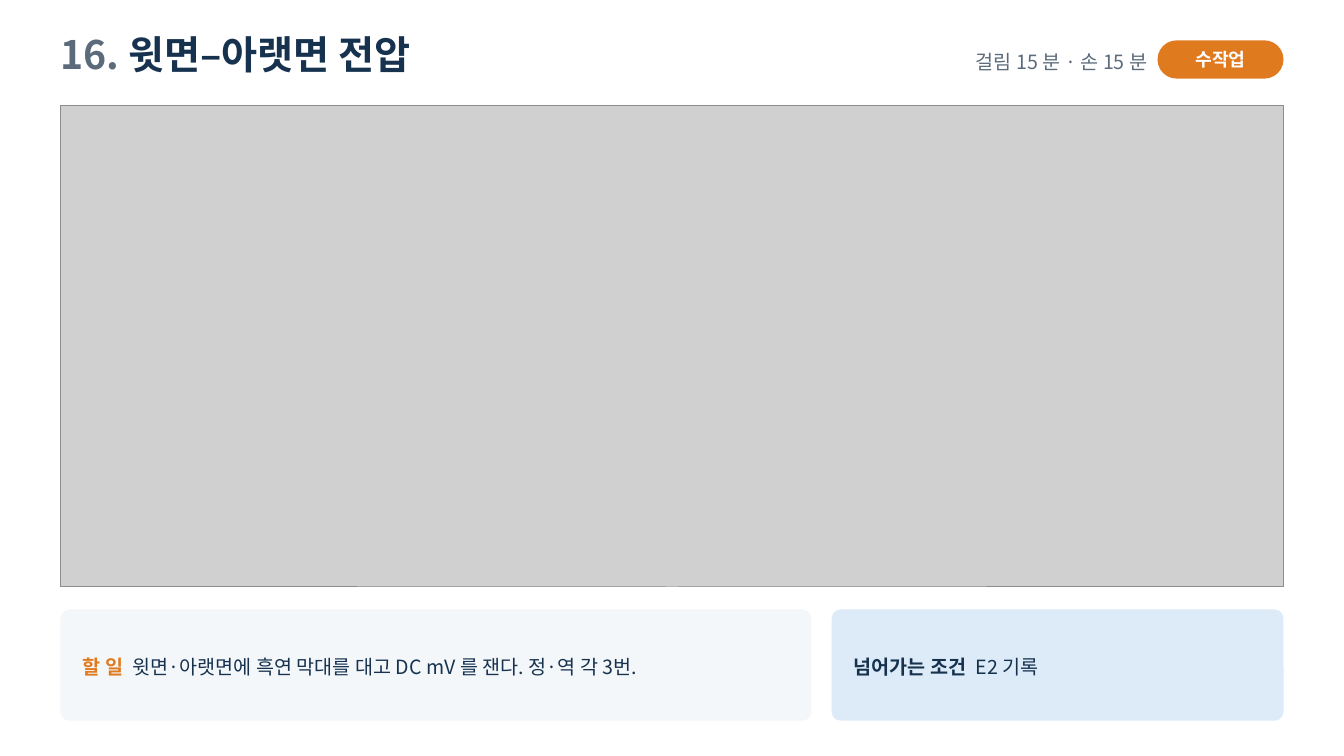
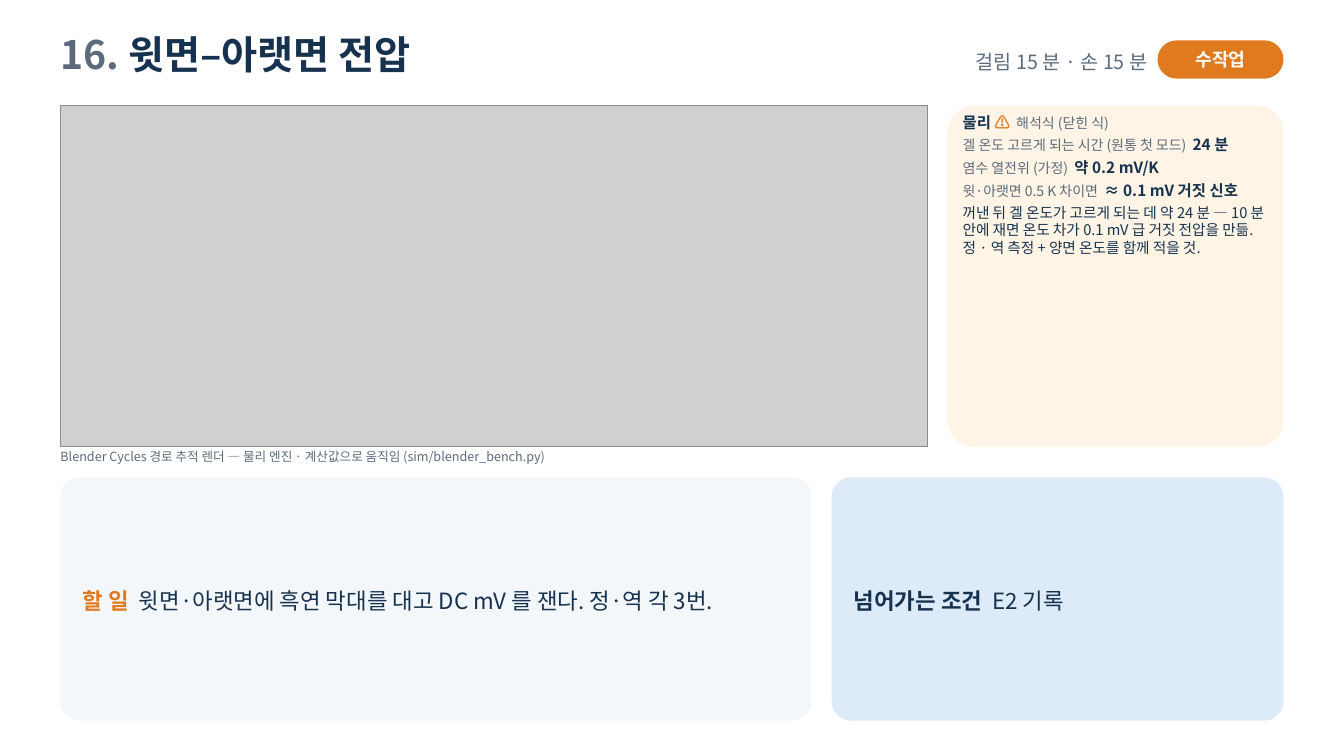
Before and after one commit to Cyborgroid2026/SNSS_Battery, a slide deck: slide 21 of report.pptx (slide 20 before the commit). Drawn at 1344x756 pixels with LibreOffice and Linux fonts; fonts in the diff are those of the drawing; grey boxes stand for pictures. Boxes give left, top, right and bottom in pixels: in the first picture for what was removed or moved away, otherwise in the second. Text is boxed around its words. In the diff, an @@ line names an element or a change of style, - is before the commit and + after.

```diff
--- a/report.pptx
+++ b/report.pptx
@@ picture: place and size @@
-picture at <box>60,106,1284,587</box>
+picture at <box>60,106,928,447</box>
@@ rounded rectangle added at <box>948,106,1284,448</box>, fill #FFF4E5 @@
@@ text added at <box>963,115,1265,254</box>, 10.5 pt, text #16324F @@
+물리 ⚠ 해석식 (닫힌 식)
+겔 온도 고르게 되는 시간 (원통 첫 모드) 24 분
+염수 열전위 (가정) 약 0.2 mV/K
+윗·아랫면 0.5 K 차이면 ≈ 0.1 mV 거짓 신호
+꺼낸 뒤 겔 온도가 고르게 되는 데 약 24 분 — 10 분 안에 재면 온도 차가 0.1 mV 급 거짓 전압을 만듦. 정 · 역 측정 + 양면 온도를 함께 적을 것.
@@ rounded rectangle: place and size @@
-rounded rectangle at <box>60,610,812,721</box>
+rounded rectangle at <box>60,478,812,721</box>
@@ text added at <box>60,450,545,464</box>, 9 pt, text #5B6B7B @@
+Blender Cycles 경로 추적 렌더 — 물리 엔진 · 계산값으로 움직임 (sim/blender_bench.py)
@@ rounded rectangle: place and size @@
-rounded rectangle at <box>832,610,1284,721</box>
+rounded rectangle at <box>832,478,1284,721</box>
@@ text "할 일 윗면·아랫면에 흑연 막대를 ...": place and size @@
-text "할 일 윗면·아랫면에 흑연 막대를 ..." at <box>83,657,637,676</box>
+text "할 일 윗면·아랫면에 흑연 막대를 ..." at <box>83,590,713,611</box>
@@ text "할 일 윗면·아랫면에 흑연 막대를 ..." at <box>83,590,713,611</box>: size 14 to 16 pt @@
@@ text "넘어가는 조건 E2 기록" at <box>854,590,1064,611</box>: size 14 to 16 pt @@
@@ text "넘어가는 조건 E2 기록": place and size @@
-text "넘어가는 조건 E2 기록" at <box>854,657,1039,676</box>
+text "넘어가는 조건 E2 기록" at <box>854,590,1064,611</box>
```
Also in this commit, not shown: 19 other slides changed, 1 slide added, 32 other files.
